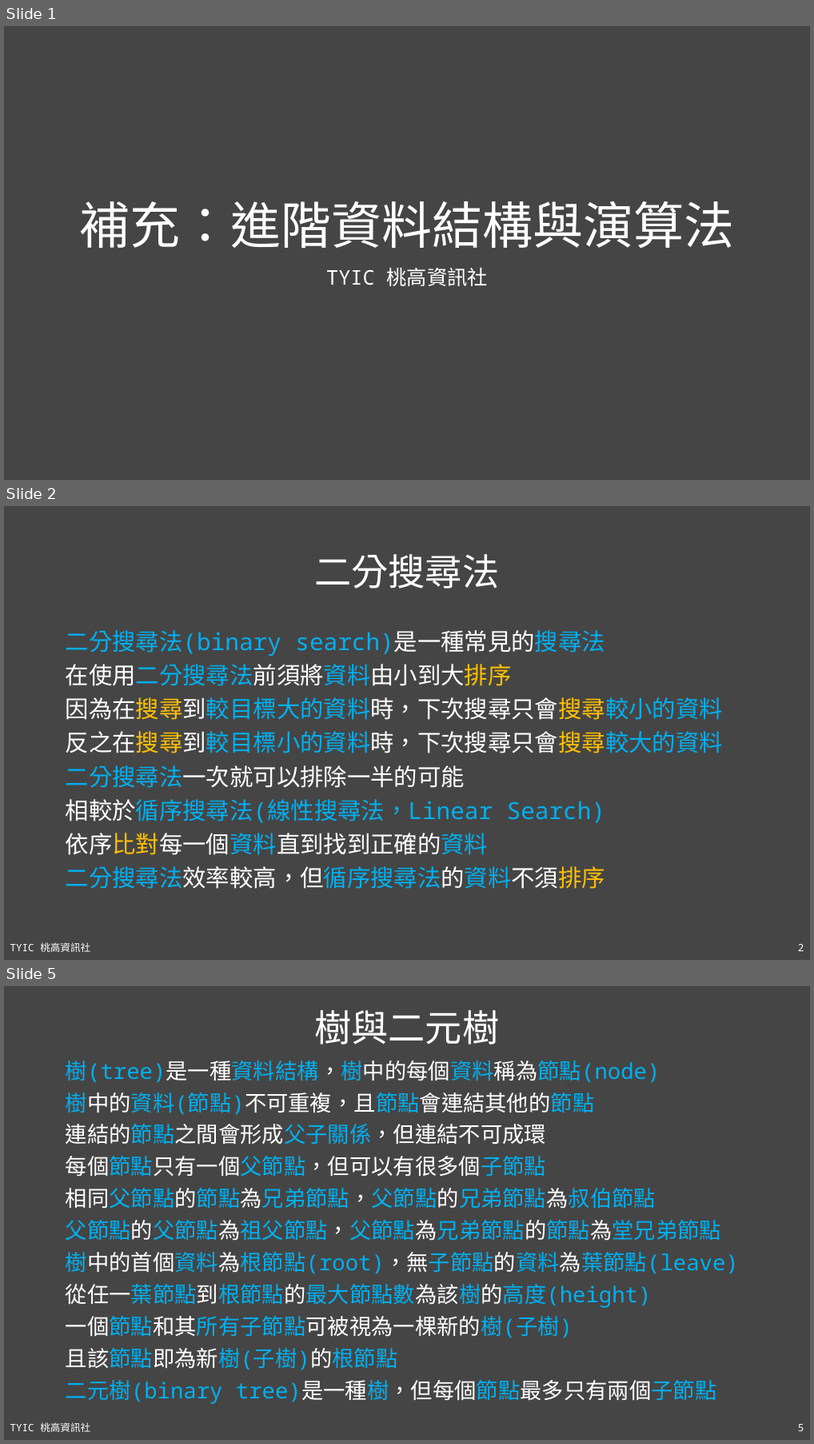
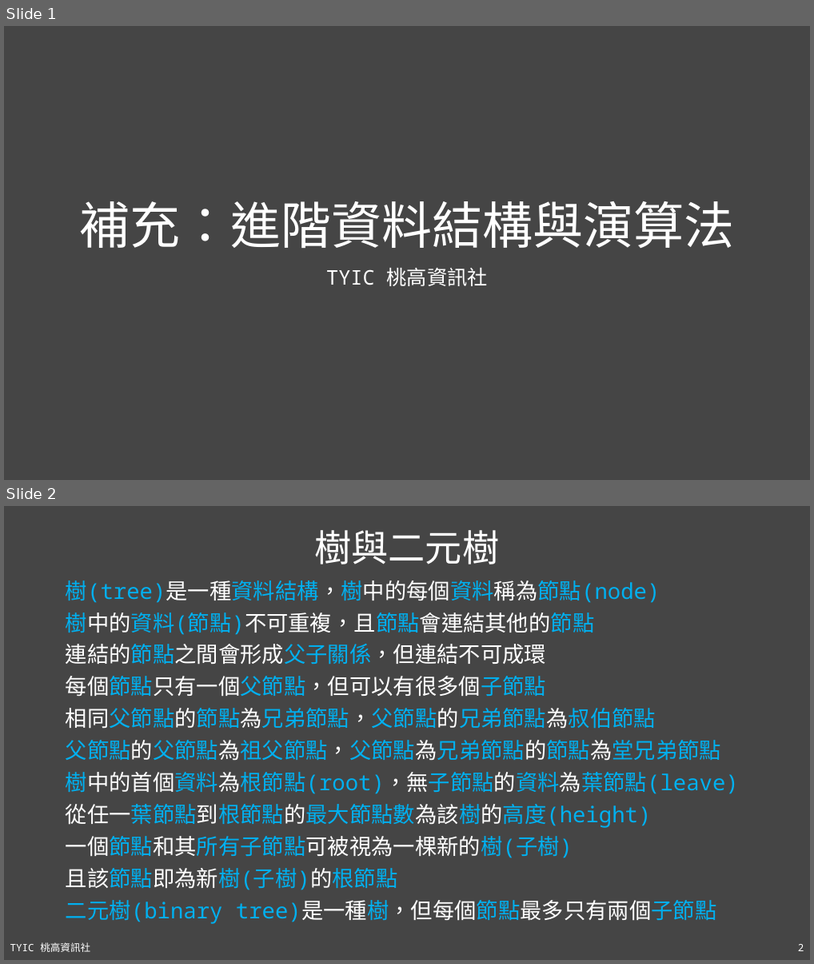
Before and after one commit to TYSHIC/slides, a slide deck: ppt/91_補充：進階資料結構與演算法.pptx. Shown one above the other, each under a label of ours: slides 1, 2 and 5 before the commit, slides 1 and 2 after it; the slides between them are not shown. The pictures are 814x1444 and 814x964 pixels, drawn with LibreOffice and Linux fonts; fonts in the diff are those of the drawing. Boxes give left, top, right and bottom in pixels: in the first picture for what was removed or moved away, otherwise in the second. Text is boxed around its words. In the diff, an @@ line names an element or a change of style, - is before the commit and + after.

```diff
--- a/ppt/91_補充：進階資料結構與演算法.pptx
+++ b/ppt/91_補充：進階資料結構與演算法.pptx
@@ slide 2 removed at box(4, 506, 810, 960), background #454545; not listed: 2 template elements that a slide beside it also shows @@
@@ title removed at box(314, 554, 499, 588) @@
-二分搜尋法
@@ text removed at box(66, 630, 723, 888) @@
-二分搜尋法(binary search)是一種常見的搜尋法
-在使用二分搜尋法前須將資料由小到大排序
-因為在搜尋到較目標大的資料時，下次搜尋只會搜尋較小的資料
-反之在搜尋到較目標小的資料時，下次搜尋只會搜尋較大的資料
-二分搜尋法一次就可以排除一半的可能
-相較於循序搜尋法(線性搜尋法，Linear Search)
-依序比對每一個資料直到找到正確的資料
-二分搜尋法效率較高，但循序搜尋法的資料不須排序
@@ what was slide 5 is now slide 2 @@
@@ page number at box(798, 944, 805, 951): text changed @@
-5
+2
```
Also in this commit, not shown: 2 other slides removed, 10 other files.
